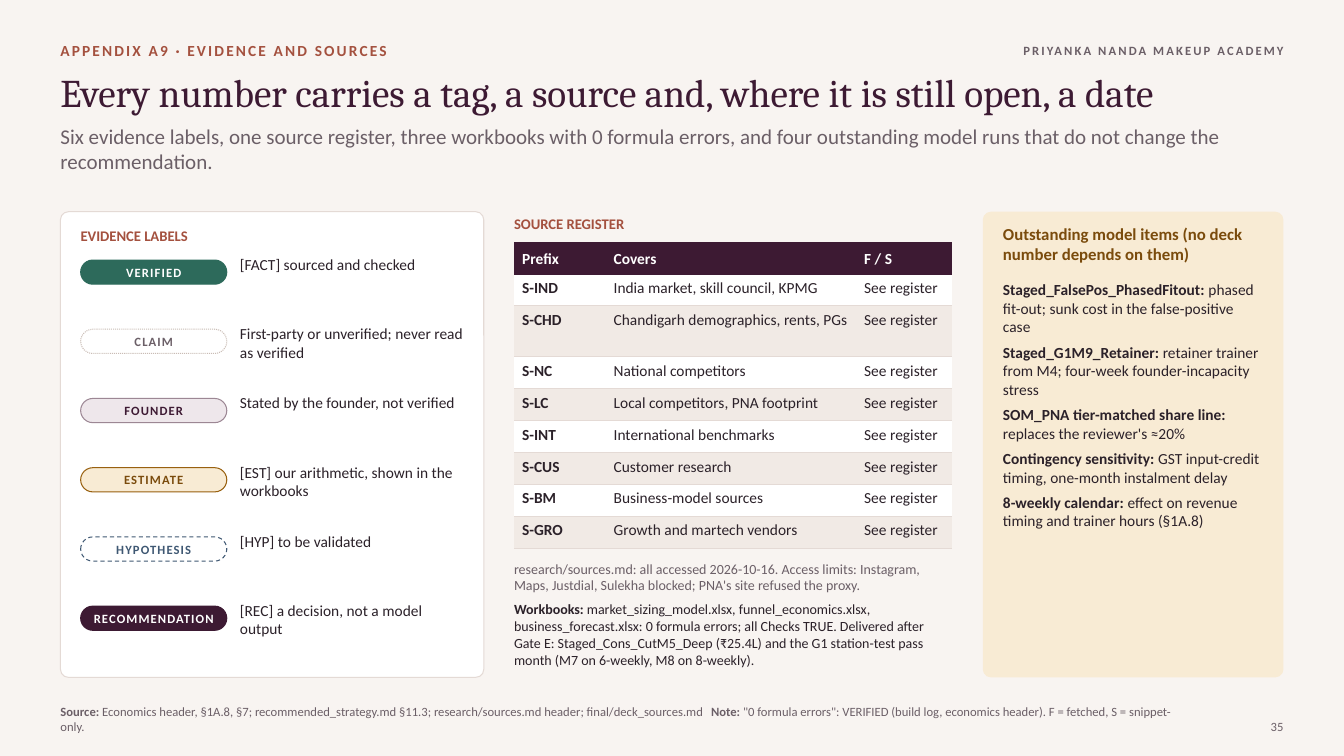
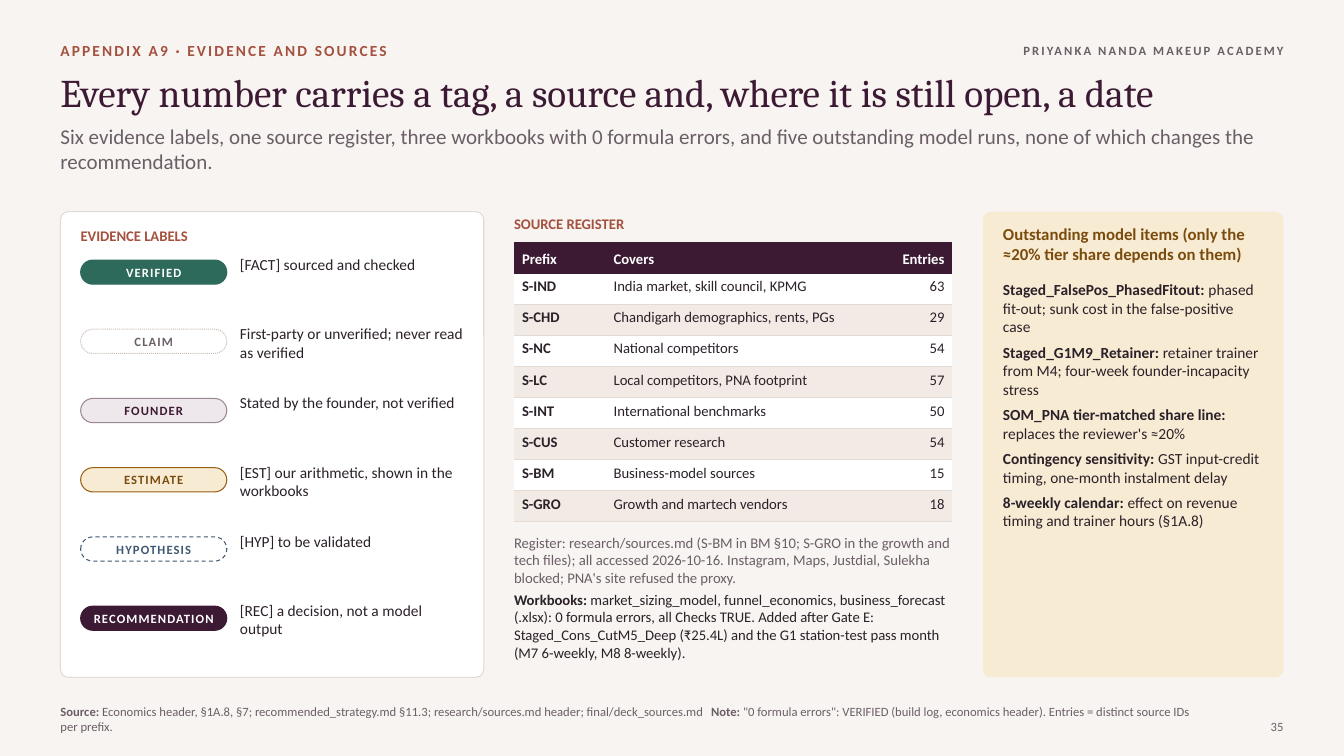
Before and after one commit to ravishchaaubey/apna-demo, a slide deck: slide 35 of priyanka_nanda_academy/final/Priyanka_Nanda_Academy_Growth_Strategy.pptx. Drawn at 1344x756 pixels with LibreOffice and Linux fonts; fonts in the diff are those of the drawing. Boxes give left, top, right and bottom in pixels: in the first picture for what was removed or moved away, otherwise in the second. Text is boxed around its words. In the diff, an @@ line names an element or a change of style, - is before the commit and + after.

```diff
--- a/priyanka_nanda_academy/final/Priyanka_Nanda_Academy_Growth_Strategy.pptx
+++ b/priyanka_nanda_academy/final/Priyanka_Nanda_Academy_Growth_Strategy.pptx
@@ text at box(60, 129, 1253, 169): text changed @@
-Six evidence labels, one source register, three workbooks with 0 formula errors, and four outstanding model runs that do not change the recommendation.
+Six evidence labels, one source register, three workbooks with 0 formula errors, and five outstanding model runs, none of which changes the recommendation.
@@ text at box(1003, 228, 1244, 263): text changed @@
-Outstanding model items (no deck number depends on them)
+Outstanding model items (only the ≈20% tier share depends on them)
@@ table at box(514, 242, 954, 513) @@
-row 1, column 3: F / S
+row 1, column 3: Entries
-row 2, column 3: See register
+row 2, column 3: 63
-row 3, column 3: See register
+row 3, column 3: 29
-row 4, column 3: See register
+row 4, column 3: 54
-row 5, column 3: See register
+row 5, column 3: 57
-row 6, column 3: See register
+row 6, column 3: 50
-row 7, column 3: See register
+row 7, column 3: 54
-row 8, column 3: See register
+row 8, column 3: 15
-row 9, column 3: See register
+row 9, column 3: 18
@@ size 11 to 10.5 pt @@
@@ text at box(514, 537, 949, 661): text changed; size 10 to 10.5 pt @@
-research/sources.md: all accessed 2026-10-16. Access limits: Instagram, Maps, Justdial, Sulekha blocked; PNA's site refused the proxy.
-Workbooks: market_sizing_model.xlsx, funnel_economics.xlsx, business_forecast.xlsx: 0 formula errors; all Checks TRUE. Delivered after Gate E: Staged_Cons_CutM5_Deep (₹25.4L) and the G1 station-test pass month (M7 on 6-weekly, M8 on 8-weekly).
+Register: research/sources.md (S-BM in BM §10; S-GRO in the growth and tech files); all accessed 2026-10-16. Instagram, Maps, Justdial, Sulekha blocked; PNA's site refused the proxy.
+Workbooks: market_sizing_model, funnel_economics, business_forecast (.xlsx): 0 formula errors, all Checks TRUE. Added after Gate E: Staged_Cons_CutM5_Deep (₹25.4L) and the G1 station-test pass month (M7 6-weekly, M8 8-weekly).
@@ text at box(60, 707, 1189, 733): text changed @@
-Source: Economics header, §1A.8, §7; recommended_strategy.md §11.3; research/sources.md header; final/deck_sources.md Note: "0 formula errors": VERIFIED (build log, economics header). F = fetched, S = snippet-only.
+Source: Economics header, §1A.8, §7; recommended_strategy.md §11.3; research/sources.md header; final/deck_sources.md Note: "0 formula errors": VERIFIED (build log, economics header). Entries = distinct source IDs per prefix.
```
Also in this commit, not shown: 28 other slides changed, 7 other files.
